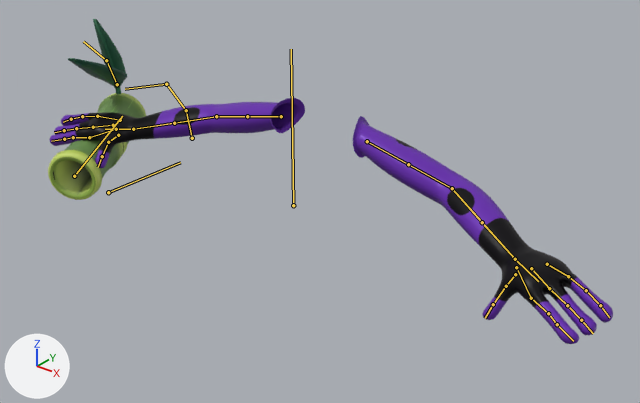
What one commit did to the Blender file FPSUnityDemo/Assets/Resources/Dart Frog_FirstPerson.blend.
Both versions are drawn from a camera (50 mm lens) standing at (280.0, -327.0, 397.0) and looking at (21.0, -3.0, 197.0). Lighting does not change. The marker at lower left points along +X, +Y and +Z. Both versions are drawn at frame 10 of the action 'rigAction'; the numbers are the values there. The bones that bend it are drawn over the model as lines.

Names of what the first picture shows: 'FirstPerson Arms', 'WeaponCopy'.
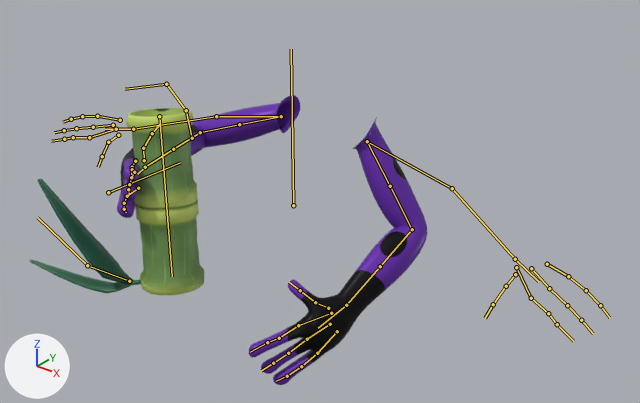
Changed parts and their boxes (x1, y1, x2, y2) in the pictures (640 x 403 px):
'FirstPerson Arms', posed (45% narrower, 18% taller)
    before: (49, 98, 613, 344)
    after: (117, 95, 427, 385)
'WeaponCopy', posed (78% wider)
    before: (48, 19, 146, 200)
    after: (29, 108, 204, 295)

Edits to the bpy script that builds the scene:
```text
Change bone_f_index_01_master_l:
    where bone_f_index_01_master_l = bpy.data.objects['rig'].pose.bones['f_index.01_master.L']  # child of 'ORG-palm.01.L'
    bone_f_index_01_master_l.rotation_quaternion: (1.0, 0.0, 0.0, 0.0) -> (0.995, 0.014, 0.02, 0.092)  # degrees (0, 0, 0) -> degrees (2, 2, 11)
Change bone_hand_ik_l:
    where bone_hand_ik_l = bpy.data.objects['rig'].pose.bones['hand_ik.L']  # child of 'MCH-hand_ik.parent.L'
    bone_hand_ik_l.location: (0.0, 0.0, 0.0) -> (55.4, -56.8, 51.6)
    bone_hand_ik_l.rotation_quaternion: (1.0, 0.0, 0.0, 0.0) -> (0.611, 0.253, -0.418, -0.623)  # degrees (0, 0, 0) -> degrees (58, -11, -97)
Change bone_hand_ik_r:
    where bone_hand_ik_r = bpy.data.objects['rig'].pose.bones['hand_ik.R']  # child of 'MCH-hand_ik.parent.R'
    bone_hand_ik_r.location: (0.0, 0.0, 0.0) -> (0.2, -35.2, 74.9)
    bone_hand_ik_r.rotation_quaternion: (1.0, 0.0, 0.0, 0.0) -> (0.384, 0.522, 0.519, 0.557)  # degrees (0, 0, 0) -> degrees (95, -11, 99)
```
